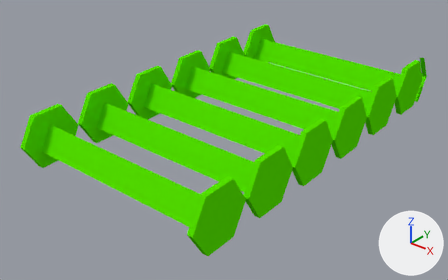
The Blender file Assets/Meshes/Buildings/Other/BundledWireStack.blend, before and after one commit.
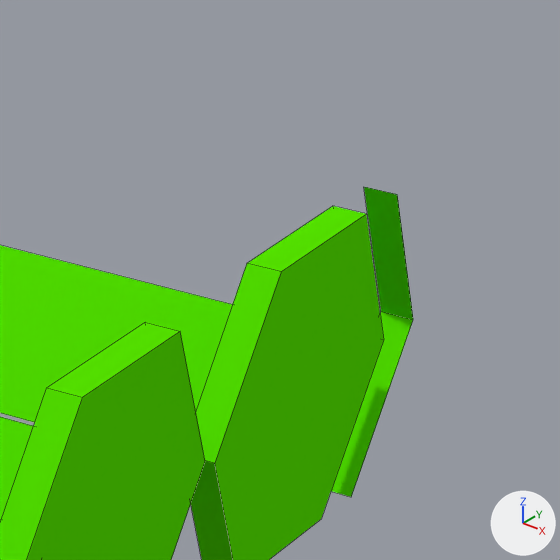
There are two pictures of each version: one whole from a 50 mm lens placed at (2.484, -2.691, 1.646), pointed at (0.51, -0.327, 0.037), one close up on the part from 82% to 100% of the width and 11% to 40% of the height. Lighting does not change. The marker at lower right points along +X, +Y and +Z. The close-ups show mesh edges as thin lines.
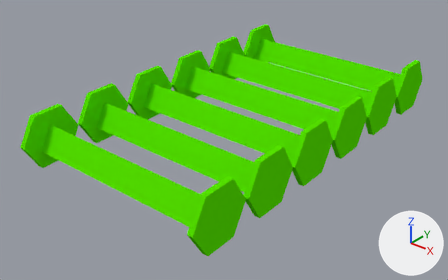
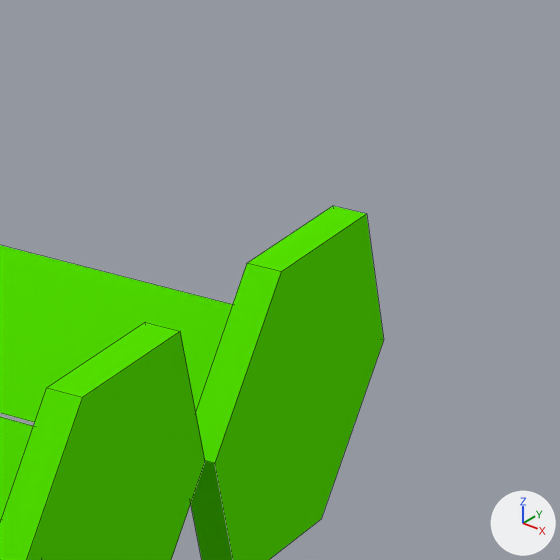
Changed parts and their boxes [x1, y1, x2, y2] in the close-ups (560 x 560 px):
'Circle.001', reshaped: before [0, 187, 413, 560]; after [0, 206, 384, 560]
part 1 of me_circle_002, deleted (green): before [331, 187, 413, 497]

What the commit changed:
me_circle_002 has 187 vertices, 128 faces and spans x -6.7..43.5, y -55.4..49.6, z -65.7..14.1.
me_circle_002 is used by ob_circle_001; location (0.0, 0.0, 0.0); rotation (-0.0000175, 1.583, -0.0000109), in degrees (0, 91, -0); scale (-0.025, -0.025, -0.025).
me_circle_002 part 1: the loose piece of 6 vertices spanning x -6.0..7.3, y -55.4..-51.4, z -38.2..-36.6 is deleted.
